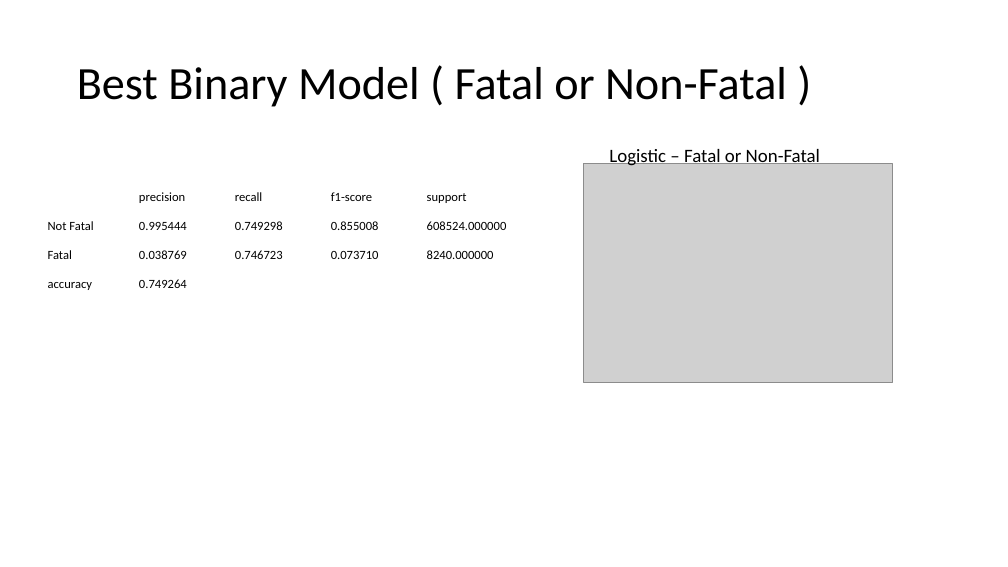
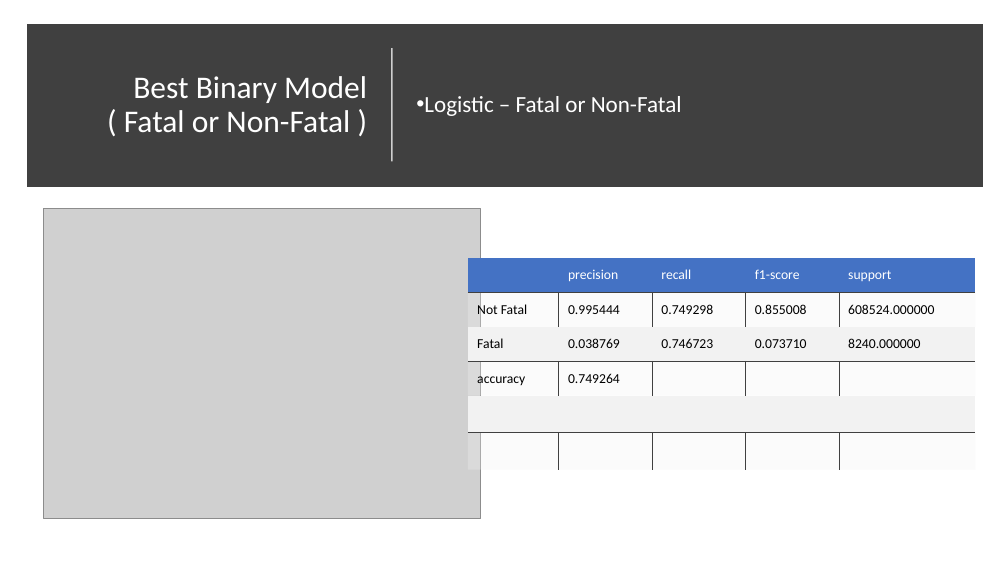
Before and after one commit to scharpham/Springboard, a slide deck: slide 12 of Capstone2/capstone2/reports/Predicting Accident Severity.pptx. Drawn at 1008x567 pixels with LibreOffice and Linux fonts; fonts in the diff are those of the drawing; grey boxes stand for pictures. Boxes give left, top, right and bottom in pixels: in the first picture for what was removed or moved away, otherwise in the second. Text is boxed around its words. In the diff, an @@ line names an element or a change of style, - is before the commit and + after.

```diff
--- a/Capstone2/capstone2/reports/Predicting Accident Severity.pptx
+++ b/Capstone2/capstone2/reports/Predicting Accident Severity.pptx
@@ rectangle added at bbox=[33, 29, 979, 182], fill #404040, outline #404040 10 pt @@
@@ title "Best Binary Model ( Fatal ...": place and size @@
-title "Best Binary Model ( Fatal ..." at bbox=[77, 67, 787, 107]
+title "Best Binary Model ( Fatal ..." at bbox=[124, 76, 367, 132]
@@ title "Best Binary Model ( Fatal ..." at bbox=[124, 76, 367, 132]: size 44 to 30 pt, text colour #000000 to #FFFFFF; alignment left to right @@
@@ line added from (392, 162) to (392, 48), #FFFFFF 1.5 pt @@
@@ text "Logistic – Fatal or Non-Fatal": place and size @@
-text "Logistic – Fatal or Non-Fatal" at bbox=[609, 149, 820, 167]
+text "Logistic – Fatal or Non-Fatal" at bbox=[424, 96, 682, 116]
@@ text "Logistic – Fatal or Non-Fatal" at bbox=[424, 96, 682, 116]: size 18 to 22 pt, text colour #000000 to #FFFFFF; bullet none to •; line spacing 1 to 0.9; more space between paragraphs; vertical alignment top to middle @@
@@ picture: place and size @@
-picture at bbox=[584, 163, 892, 383]
+picture at bbox=[44, 209, 481, 519]
@@ table at bbox=[468, 258, 977, 470] @@
@@ fill none to #4472C4 in 4 cells @@
@@ fill none to #F2F2F2 at 30% opacity in 7 cells @@
@@ fill none to #F2F2F2 in row 3 @@
@@ size 12 to 13 pt @@
@@ text colour #000000 to #FFFFFF in "precision", "recall", "f1-score", "support" @@
@@ borders changed @@
@@ table: place and size @@
-table at bbox=[40, 182, 516, 358]
+table at bbox=[468, 258, 977, 470]
```
Also in this commit, not shown: 13 other slides changed.
